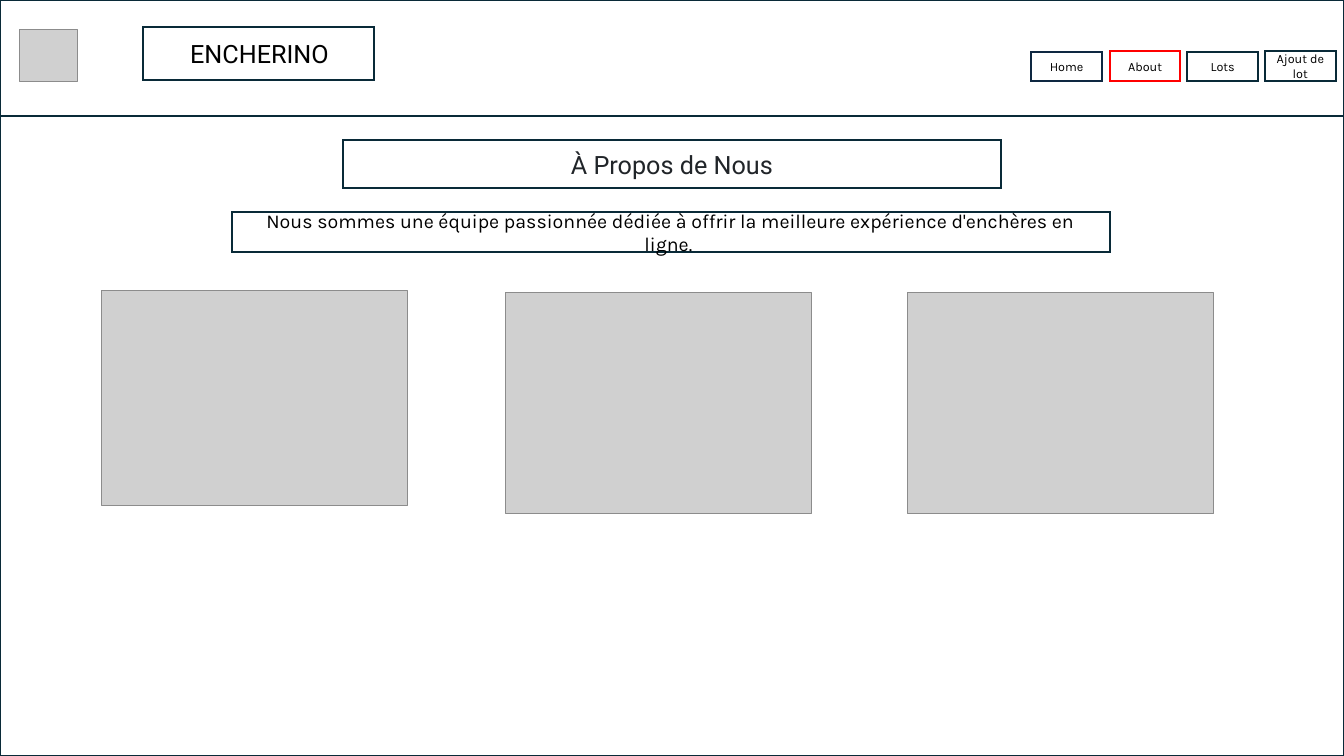
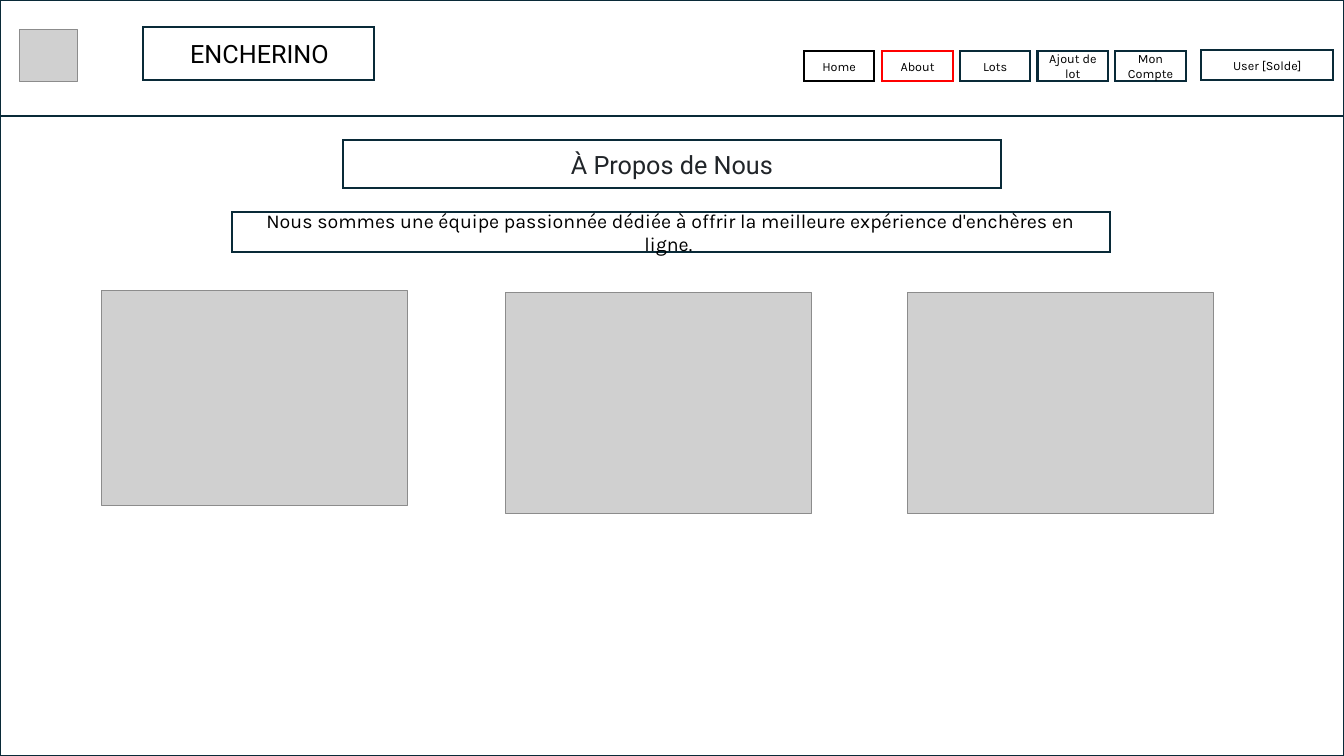
Before and after one commit to ETML-ES-PROJ-LABE-LAFE/LesMarteauxPatissiers-Frontend, a slide deck: slide 7 of Document/Mockup.pptx (slide 6 before the commit). Drawn at 1344x756 pixels with LibreOffice and Linux fonts; fonts in the diff are those of the drawing; grey boxes stand for pictures. Boxes give left, top, right and bottom in pixels: in the first picture for what was removed or moved away, otherwise in the second. Text is boxed around its words. In the diff, an @@ line names an element or a change of style, - is before the commit and + after.

```diff
--- a/Document/Mockup.pptx
+++ b/Document/Mockup.pptx
@@ rectangle "Home": place and size @@
-rectangle "Home" at [1031,51,1102,82]
+rectangle "Home" at [804,51,874,82]
@@ rectangle "Home" at [804,51,874,82]: outline #0E2841 1.5 pt to #000000 1.5 pt @@
@@ 3 rectangles: place and size @@
-3 rectangles at [1110,51,1336,82]
+3 rectangles at [882,51,1108,82]
@@ rectangle added at [1115,51,1186,82], fill #FFFFFF, outline #092A39 1.5 pt, 9 pt, text #000000 @@
+Mon Compte
@@ rectangle added at [1202,50,1334,81], fill #FFFFFF, outline #092A39 1.5 pt, 9 pt, text #000000 @@
+User [Solde]
```
Also in this commit, not shown: 4 other slides changed, 2 slides added, 1 other file.
